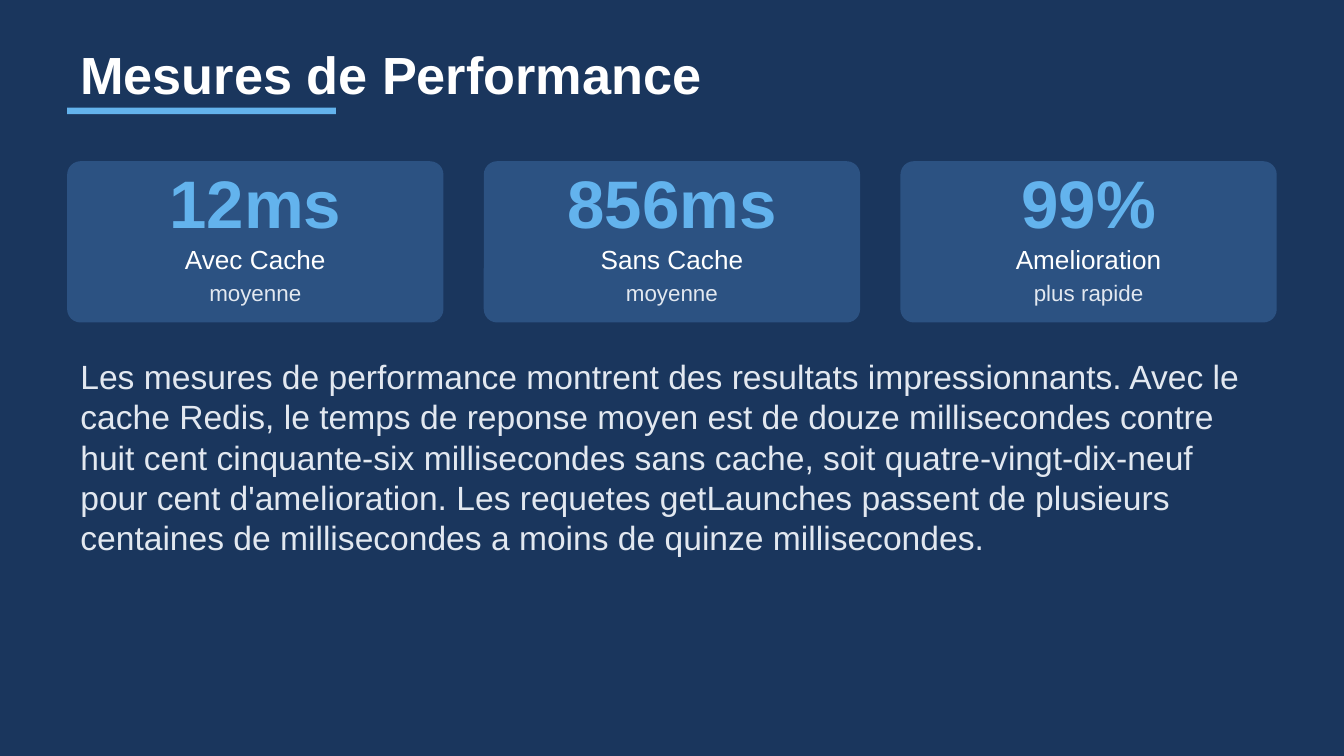
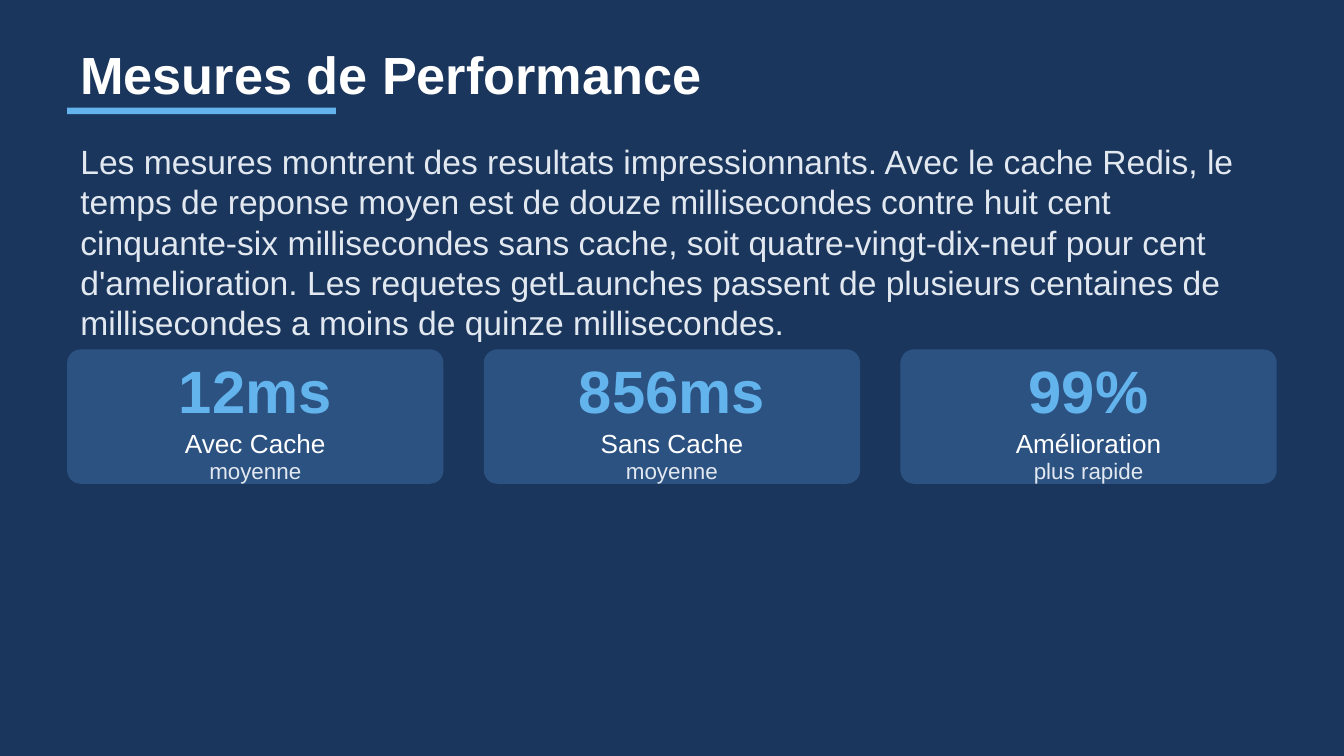
Before and after one commit to Zeinot/marketplace-saas, a slide deck: slide 8 of output/Presentation_Cache_Redis.pptx (slide 14 before the commit). Drawn at 1344x756 pixels with LibreOffice and Linux fonts; fonts in the diff are those of the drawing. Boxes give left, top, right and bottom in pixels: in the first picture for what was removed or moved away, otherwise in the second. Text is boxed around its words. In the diff, an @@ line names an element or a change of style, - is before the commit and + after.

```diff
--- a/output/Presentation_Cache_Redis.pptx
+++ b/output/Presentation_Cache_Redis.pptx
@@ text at [80, 149, 1233, 341]: text changed @@
-Les mesures de performance montrent des resultats impressionnants. Avec le cache Redis, le temps de reponse moyen est de douze millisecondes contre huit cent cinquante-six millisecondes sans cache, soit quatre-vingt-dix-neuf pour cent d'amelioration. Les requetes getLaunches passent de plusieurs centaines de millisecondes a moins de quinze millisecondes.
+Les mesures montrent des resultats impressionnants. Avec le cache Redis, le temps de reponse moyen est de douze millisecondes contre huit cent cinquante-six millisecondes sans cache, soit quatre-vingt-dix-neuf pour cent d'amelioration. Les requetes getLaunches passent de plusieurs centaines de millisecondes a moins de quinze millisecondes.
@@ text removed at [1016, 250, 1161, 270] @@
-Amelioration
@@ rounded rectangle: place and size @@
-rounded rectangle at [67, 161, 444, 323]
+rounded rectangle at [67, 349, 444, 484]
@@ rounded rectangle: place and size @@
-rounded rectangle at [484, 161, 860, 323]
+rounded rectangle at [484, 349, 860, 484]
@@ 3 texts: place and size @@
-3 texts at [169, 181, 1155, 229]
+3 texts at [179, 371, 1149, 414]
@@ size 36 to 32 pt in 3 elements at [179, 371, 332, 414], [579, 371, 765, 414], [1029, 371, 1149, 414] @@
@@ proportions changed in 3 elements at [67, 349, 444, 484], [484, 349, 860, 484], [900, 349, 1277, 484] @@
@@ rounded rectangle: place and size @@
-rounded rectangle at [900, 161, 1277, 323]
+rounded rectangle at [900, 349, 1277, 484]
@@ text "Avec Cache": place and size @@
-text "Avec Cache" at [185, 250, 326, 270]
+text "Avec Cache" at [185, 434, 326, 454]
@@ text "Sans Cache": place and size @@
-text "Sans Cache" at [601, 250, 743, 270]
+text "Sans Cache" at [601, 434, 743, 454]
@@ text added at [1016, 433, 1161, 454], 14 pt, text #FFFFFF @@
+Amélioration
@@ text "moyenne": place and size @@
-text "moyenne" at [209, 289, 301, 306]
+text "moyenne" at [209, 467, 301, 484]
@@ text "moyenne": place and size @@
-text "moyenne" at [626, 289, 718, 306]
+text "moyenne" at [626, 467, 718, 484]
@@ text "plus rapide": place and size @@
-text "plus rapide" at [1034, 285, 1143, 306]
+text "plus rapide" at [1034, 463, 1143, 484]
```
Also in this commit, not shown: 7 other slides changed, 1 slide added, 11 slides removed, 22 other files.
